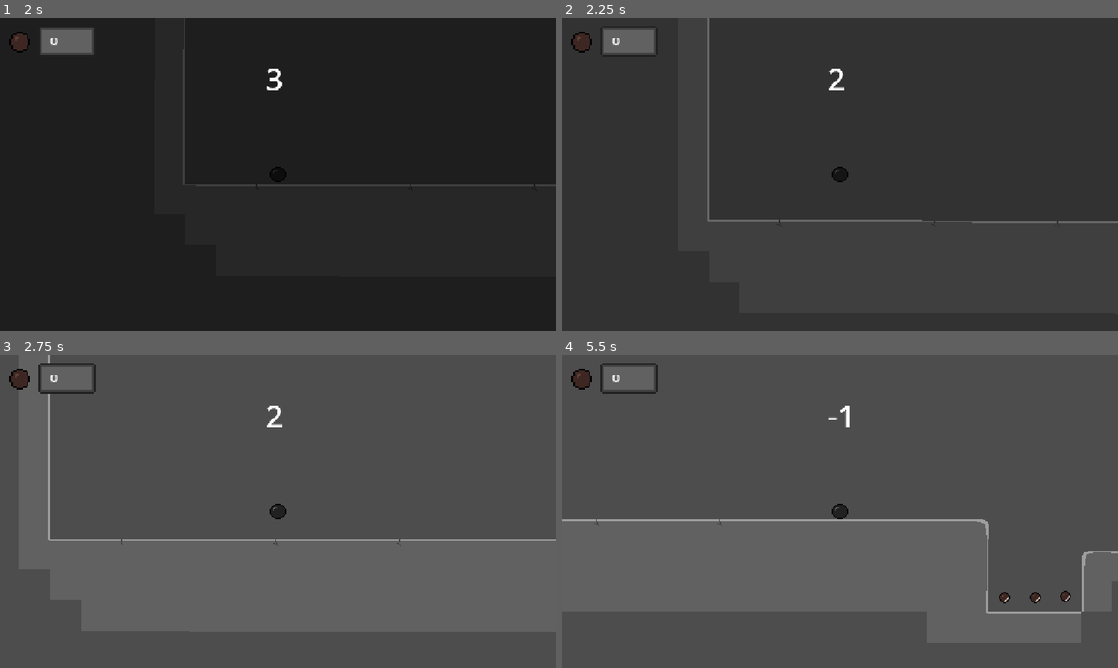
Above: before the commit, frames 1-4 (two rows, left to right).
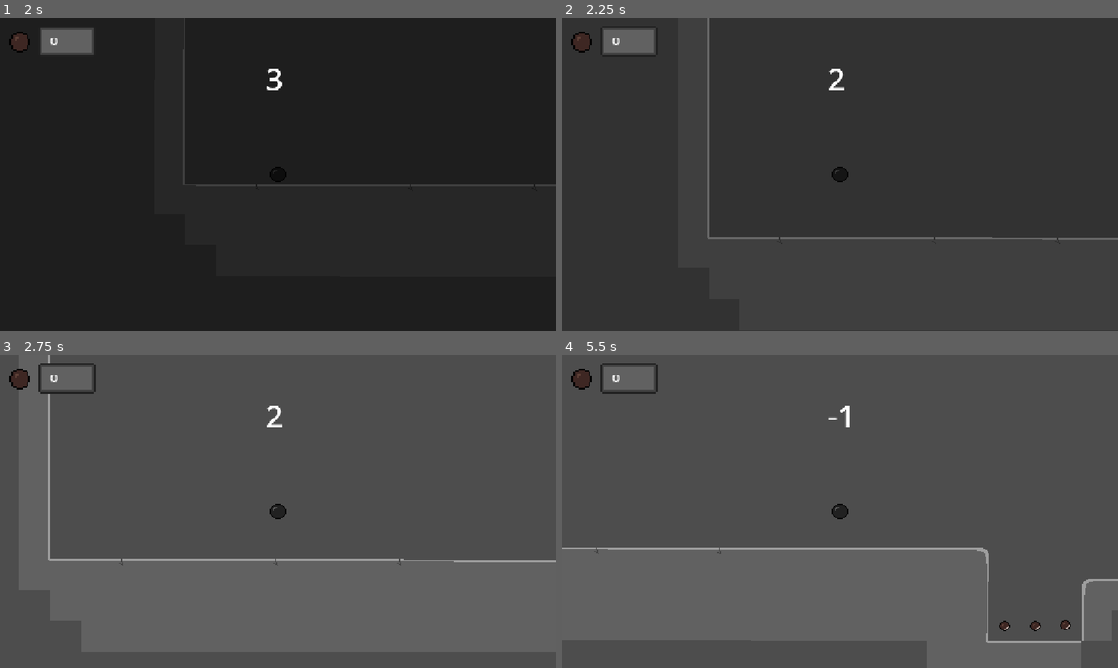
Above: after the commit, the same moments.

Repository: Adi-Ari-17/tapioca-run
Game: Godot game, scene res://scenes/main.tscn
The game is run twice, just before and just after one commit, with the same random seed, the same clock (stepped at 60 frames per second) and the same inputs.
Inputs:
- Up to frame 1 (2 s): click "Start Game" at 0.5 s; click "Start Game" at 1.25 s
- Up to frame 2 (2.25 s): hold Right (right) from 2.03 s (still down); tap Up (up) at 2.1 s
- Up to frame 3 (2.75 s): keep holding Right (right); tap Up (up) at 2.27, 2.57 s
- Up to frame 4 (5.5 s): tap Up (up) at 2.85, 3.02, 3.32, 3.6, 4.35, 4.52, 4.82, 5.1, 5.27 s; release Right (right) at 3.53 s; hold Left (left) 3.53-4.28 s; hold Right (right) from 4.28 s (still down)

Frame 1 is identical in both runs. In frame 2, 0.9% of the frame differs, in the area x 26-100%, y 64-71%; in frame 3, 1.0%; in frame 4, 1.8%, in the area x 0-100%, y 52-92%.

Commit message:
player anim logic or smth

Diff:
--- a/tapioca-run/scenes/player.tscn
+++ b/tapioca-run/scenes/player.tscn
@@ -35,89 +35,171 @@
 
 [sub_resource type="Animation" id="Animation_g2els"]
 resource_name = "down-bounce-normal"
-length = 0.2
-step = 0.05
-tracks/0/type = "value"
-tracks/0/imported = false
-tracks/0/enabled = true
-tracks/0/path = NodePath("Sprite2D:frame_coords")
-tracks/0/interp = 1
-tracks/0/loop_wrap = true
-tracks/0/keys = {
-"times": PackedFloat32Array(0, 0.05, 0.1, 0.15, 0.2),
-"transitions": PackedFloat32Array(1, 1, 1, 1, 1),
-"update": 1,
-"values": [Vector2i(0, 0), Vector2i(1, 0), Vector2i(2, 0), Vector2i(3, 0), Vector2i(4, 0)]
-}
-tracks/1/type = "value"
-tracks/1/imported = false
-tracks/1/enabled = true
-tracks/1/path = NodePath("Sprite2D:position")
-tracks/1/interp = 1
-tracks/1/loop_wrap = true
-tracks/1/keys = {
-"times": PackedFloat32Array(0, 0.05, 0.1, 0.15, 0.2),
-"transitions": PackedFloat32Array(1, 1, 1, 1, 1),
-"update": 1,
-"values": [Vector2(0, -8), Vector2(0, -7), Vector2(0, -6), Vector2(0, -5), Vector2(0, -4)]
+length = 0.16666667
+tracks/0/type = "value"
+tracks/0/imported = false
+tracks/0/enabled = true
+tracks/0/path = NodePath("Sprite2D:frame_coords")
+tracks/0/interp = 1
+tracks/0/loop_wrap = true
+tracks/0/keys = {
+"times": PackedFloat32Array(0, 0.033333335, 0.06666667, 0.1, 0.13333334, 0.16666667),
+"transitions": PackedFloat32Array(1, 1, 1, 1, 1, 1),
+"update": 1,
+"values": [Vector2i(2, 0), Vector2i(4, 0), Vector2i(3, 0), Vector2i(2, 0), Vector2i(1, 0), Vector2i(0, 0)]
+}
+tracks/1/type = "value"
+tracks/1/imported = false
+tracks/1/enabled = true
+tracks/1/path = NodePath("Sprite2D:position")
+tracks/1/interp = 1
+tracks/1/loop_wrap = true
+tracks/1/keys = {
+"times": PackedFloat32Array(0, 0.033333335, 0.06666667, 0.1, 0.13333334, 0.16666667),
+"transitions": PackedFloat32Array(1, 1, 1, 1, 1, 1),
+"update": 1,
+"values": [Vector2(0, -6), Vector2(0, -4), Vector2(0, -5), Vector2(0, -6), Vector2(0, -7), Vector2(0, -8)]
 }
 
 [sub_resource type="Animation" id="Animation_qhqgy"]
 resource_name = "down-bounce-pop"
-length = 0.2
-step = 0.05
-tracks/0/type = "value"
-tracks/0/imported = false
-tracks/0/enabled = true
-tracks/0/path = NodePath("Sprite2D:frame_coords")
-tracks/0/interp = 1
-tracks/0/loop_wrap = true
-tracks/0/keys = {
-"times": PackedFloat32Array(0, 0.05, 0.1, 0.15, 0.2),
-"transitions": PackedFloat32Array(1, 1, 1, 1, 1),
-"update": 1,
-"values": [Vector2i(0, 1), Vector2i(1, 1), Vector2i(2, 1), Vector2i(3, 1), Vector2i(4, 1)]
-}
-tracks/1/type = "value"
-tracks/1/imported = false
-tracks/1/enabled = true
-tracks/1/path = NodePath("Sprite2D:position")
-tracks/1/interp = 1
-tracks/1/loop_wrap = true
-tracks/1/keys = {
-"times": PackedFloat32Array(0, 0.05, 0.1, 0.15, 0.2),
-"transitions": PackedFloat32Array(1, 1, 1, 1, 1),
-"update": 1,
-"values": [Vector2(0, -8), Vector2(0, -7), Vector2(0, -6), Vector2(0, -5), Vector2(0, -4)]
+length = 0.25
+step = 0.05
+tracks/0/type = "value"
+tracks/0/imported = false
+tracks/0/enabled = true
+tracks/0/path = NodePath("Sprite2D:frame_coords")
+tracks/0/interp = 1
+tracks/0/loop_wrap = true
+tracks/0/keys = {
+"times": PackedFloat32Array(0, 0.05, 0.099999994, 0.15, 0.2, 0.25),
+"transitions": PackedFloat32Array(1, 1, 1, 1, 1, 1),
+"update": 1,
+"values": [Vector2i(2, 1), Vector2i(4, 1), Vector2i(3, 1), Vector2i(2, 1), Vector2i(1, 1), Vector2i(0, 1)]
+}
+tracks/1/type = "value"
+tracks/1/imported = false
+tracks/1/enabled = true
+tracks/1/path = NodePath("Sprite2D:position")
+tracks/1/interp = 1
+tracks/1/loop_wrap = true
+tracks/1/keys = {
+"times": PackedFloat32Array(0, 0.05, 0.099999994, 0.15, 0.2, 0.25),
+"transitions": PackedFloat32Array(1, 1, 1, 1, 1, 1),
+"update": 1,
+"values": [Vector2(0, -6), Vector2(0, -4), Vector2(0, -5), Vector2(0, -6), Vector2(0, -7), Vector2(0, -8)]
 }
 
 [sub_resource type="Animation" id="Animation_dqkch"]
 resource_name = "down-bounce-sugar"
-length = 0.2
-step = 0.05
-tracks/0/type = "value"
-tracks/0/imported = false
-tracks/0/enabled = true
-tracks/0/path = NodePath("Sprite2D:frame_coords")
-tracks/0/interp = 1
-tracks/0/loop_wrap = true
-tracks/0/keys = {
-"times": PackedFloat32Array(0, 0.05, 0.1, 0.15, 0.2),
-"transitions": PackedFloat32Array(1, 1, 1, 1, 1),
-"update": 1,
-"values": [Vector2i(0, 2), Vector2i(1, 2), Vector2i(2, 2), Vector2i(3, 2), Vector2i(4, 2)]
-}
-tracks/1/type = "value"
-tracks/1/imported = false
-tracks/1/enabled = true
-tracks/1/path = NodePath("Sprite2D:position")
-tracks/1/interp = 1
-tracks/1/loop_wrap = true
-tracks/1/keys = {
-"times": PackedFloat32Array(0.001, 0.05, 0.1, 0.15, 0.2),
-"transitions": PackedFloat32Array(1, 1, 1, 1, 1),
-"update": 1,
-"values": [Vector2(0, -8), Vector2(0, -7), Vector2(0, -6), Vector2(0, -5), Vector2(0, -4)]
+length = 0.25
+step = 0.05
+tracks/0/type = "value"
+tracks/0/imported = false
+tracks/0/enabled = true
+tracks/0/path = NodePath("Sprite2D:frame_coords")
+tracks/0/interp = 1
+tracks/0/loop_wrap = true
+tracks/0/keys = {
+"times": PackedFloat32Array(0, 0.05, 0.099999994, 0.15, 0.2, 0.25),
+"transitions": PackedFloat32Array(1, 1, 1, 1, 1, 1),
+"update": 1,
+"values": [Vector2i(2, 2), Vector2i(4, 2), Vector2i(3, 2), Vector2i(2, 2), Vector2i(1, 2), Vector2i(0, 2)]
+}
+tracks/1/type = "value"
+tracks/1/imported = false
+tracks/1/enabled = true
+tracks/1/path = NodePath("Sprite2D:position")
+tracks/1/interp = 1
+tracks/1/loop_wrap = true
+tracks/1/keys = {
+"times": PackedFloat32Array(0, 0.05, 0.099999994, 0.15, 0.2, 0.251),
+"transitions": PackedFloat32Array(1, 1, 1, 1, 1, 1),
+"update": 1,
+"values": [Vector2(0, -6), Vector2(0, -4), Vector2(0, -5), Vector2(0, -6), Vector2(0, -7), Vector2(0, -8)]
+}
+
+[sub_resource type="Animation" id="Animation_tuyoq"]
+resource_name = "idle-normal"
+step = 0.05
+tracks/0/type = "value"
+tracks/0/imported = false
+tracks/0/enabled = true
+tracks/0/path = NodePath("Sprite2D:frame_coords")
+tracks/0/interp = 1
+tracks/0/loop_wrap = true
+tracks/0/keys = {
+"times": PackedFloat32Array(0),
+"transitions": PackedFloat32Array(1),
+"update": 1,
+"values": [Vector2i(0, 0)]
+}
+tracks/1/type = "value"
+tracks/1/imported = false
+tracks/1/enabled = true
+tracks/1/path = NodePath("Sprite2D:position")
+tracks/1/interp = 1
+tracks/1/loop_wrap = true
+tracks/1/keys = {
+"times": PackedFloat32Array(0),
+"transitions": PackedFloat32Array(1),
+"update": 0,
+"values": [Vector2(0, -8)]
+}
+
+[sub_resource type="Animation" id="Animation_fjrip"]
+resource_name = "idle-pop"
+tracks/0/type = "value"
+tracks/0/imported = false
+tracks/0/enabled = true
+tracks/0/path = NodePath("Sprite2D:frame_coords")
+tracks/0/interp = 1
+tracks/0/loop_wrap = true
+tracks/0/keys = {
+"times": PackedFloat32Array(0),
+"transitions": PackedFloat32Array(1),
+"update": 1,
+"values": [Vector2i(0, 1)]
+}
+tracks/1/type = "value"
+tracks/1/imported = false
+tracks/1/enabled = true
+tracks/1/path = NodePath("Sprite2D:position")
+tracks/1/interp = 1
+tracks/1/loop_wrap = true
+tracks/1/keys = {
+"times": PackedFloat32Array(0),
+"transitions": PackedFloat32Array(1),
+"update": 0,
+"values": [Vector2(0, -8)]
+}
+
+[sub_resource type="Animation" id="Animation_smehm"]
+resource_name = "idle-sugar"
+step = 0.05
+tracks/0/type = "value"
+tracks/0/imported = false
+tracks/0/enabled = true
+tracks/0/path = NodePath("Sprite2D:frame_coords")
+tracks/0/interp = 1
+tracks/0/loop_wrap = true
+tracks/0/keys = {
+"times": PackedFloat32Array(0),
+"transitions": PackedFloat32Array(1),
+"update": 1,
+"values": [Vector2i(0, 2)]
+}
+tracks/1/type = "value"
+tracks/1/imported = false
+tracks/1/enabled = true
+tracks/1/path = NodePath("Sprite2D:position")
+tracks/1/interp = 1
+tracks/1/loop_wrap = true
+tracks/1/keys = {
+"times": PackedFloat32Array(0),
+"transitions": PackedFloat32Array(1),
+"update": 0,
+"values": [Vector2(0, -8)]
 }
 
 [sub_resource type="AnimationLibrary" id="AnimationLibrary_qhqgy"]
@@ -125,7 +207,10 @@
 &"RESET": SubResource("Animation_qlg0r"),
 &"down-bounce-normal": SubResource("Animation_g2els"),
 &"down-bounce-pop": SubResource("Animation_qhqgy"),
-&"down-bounce-sugar": SubResource("Animation_dqkch")
+&"down-bounce-sugar": SubResource("Animation_dqkch"),
+&"idle-normal": SubResource("Animation_tuyoq"),
+&"idle-pop": SubResource("Animation_fjrip"),
+&"idle-sugar": SubResource("Animation_smehm")
 }
 
 [sub_resource type="CircleShape2D" id="CircleShape2D_3vyb7"]
@@ -157,3 +242,5 @@
 [node name="Camera2D" type="Camera2D" parent="." unique_id=1798268935]
 position = Vector2(0, -8)
 zoom = Vector2(2, 2)
+
+[connection signal="animation_finished" from="AnimationPlayer" to="." method="_on_animation_finished"]
--- a/tapioca-run/scripts/player.gd
+++ b/tapioca-run/scripts/player.gd
@@ -1,11 +1,12 @@
 extends CharacterBody2D
 
+var state: String = "normal"
 const SPEED = 200.0
-const JUMP_VELOCITY = -325.0
 var touched_floor: = true
 var prev_velocity = 0.0
 var jump_buffer_timer: float = 0.0
 var jump_buffer_duration: float = 0.12
+@onready var animation_player: AnimationPlayer = $AnimationPlayer
 
 func _physics_process(delta: float) -> void:
 	if jump_buffer_timer > 0.0:
@@ -13,18 +14,33 @@
 	if not is_on_floor():
 		prev_velocity = velocity.y
 		velocity += get_gravity() * delta
-	if Input.is_action_just_pressed("up") and is_on_floor():
-		velocity.y = JUMP_VELOCITY
-	if jump_buffer_timer > 0.0 and is_on_floor():
-			velocity.y = JUMP_VELOCITY
-			jump_buffer_timer = 0.0
-	if Input.is_action_just_released("up") and velocity.y < 0:
-		velocity.y = 0
 	var direction := Input.get_axis("left", "right")
 	if direction:
 		velocity.x = direction * SPEED
 	else:
 		velocity.x = move_toward(velocity.x, 0, SPEED)
 	if is_on_floor() and touched_floor:
-		velocity.y = -prev_velocity
+		if state == "normal":
+			animation_player.play("down-bounce-normal")
+		elif state == "pop":
+			animation_player.play("down-bounce-pop")
+		elif state == "sugar":
+			animation_player.play("down-bounce-sugar")
+		velocity.y = -325.0
+	if Input.is_action_just_pressed("up"):
+		if state == "normal":
+			state = "pop"
+		elif state == "pop":
+			state = "sugar"
+		elif state == "sugar":
+			state = "normal"
+
 	move_and_slide()
+
+func _on_animation_finished(anim_name: StringName) -> void:
+	if anim_name == "down-bounce-normal":
+		animation_player.play("idle-normal")
+	if anim_name == "dowm-bounce_pop":
+		animation_player.play("idle-pop")
+	if anim_name == "down-bounce-sugar":
+		animation_player.play("idle-sugar")
Binary file changed: tapioca-run/Aseprite Drawings/tileset.aseprite
